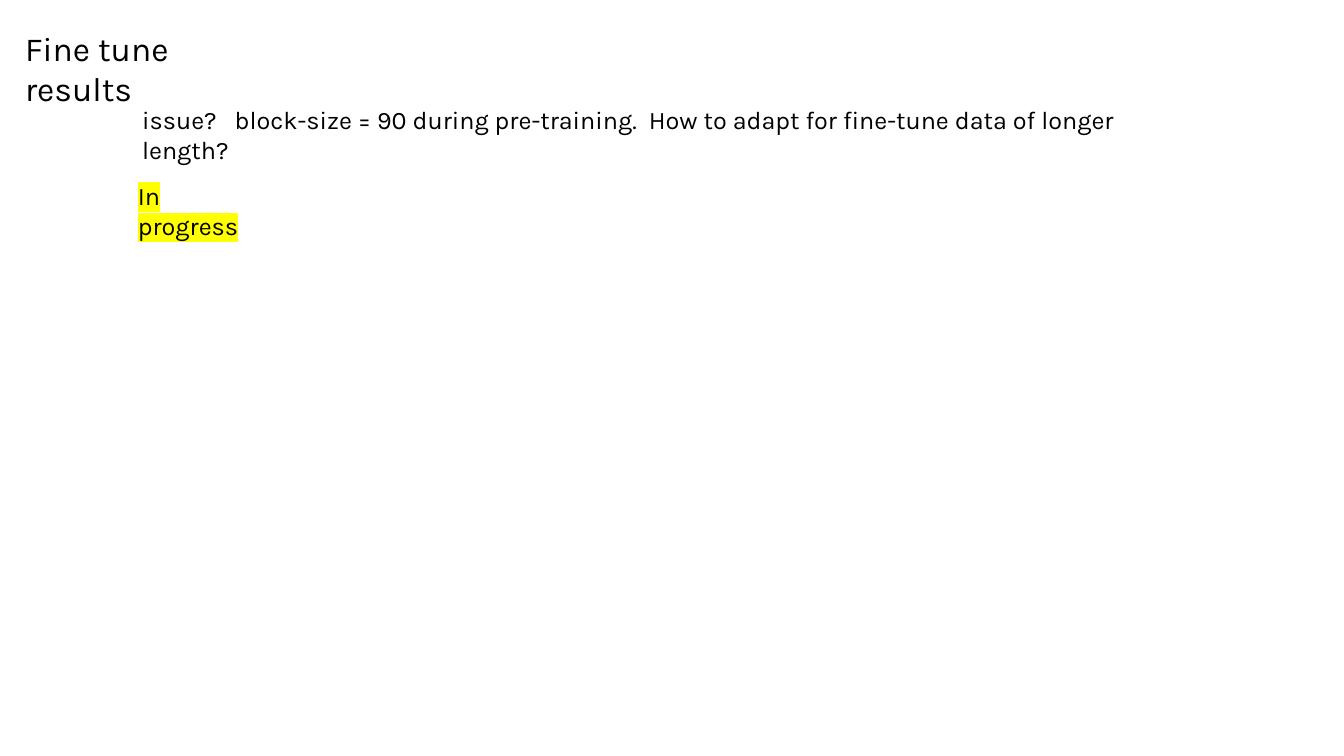
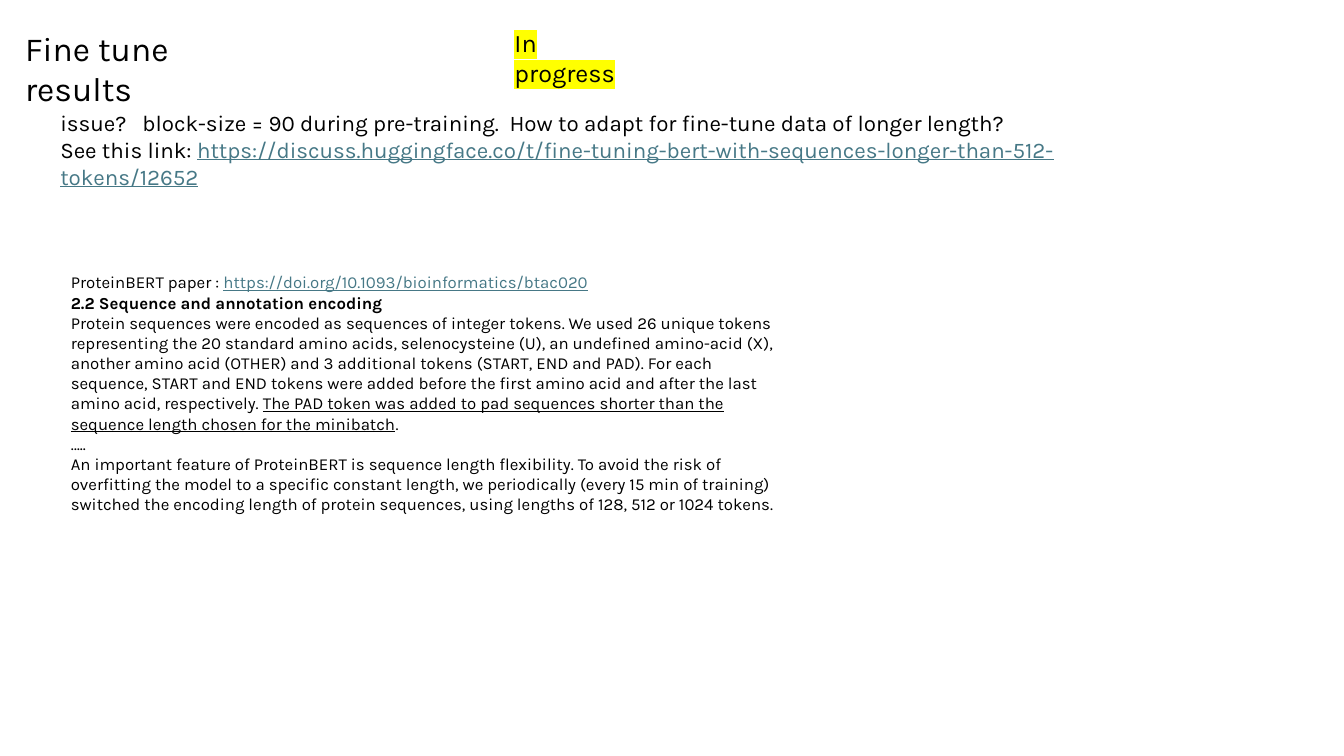
Before and after one commit to planaria158/BERT, a slide deck: slide 11 of Experiments.pptx. Drawn at 1344x756 pixels with LibreOffice and Linux fonts; fonts in the diff are those of the drawing. Boxes give left, top, right and bottom in pixels: in the first picture for what was removed or moved away, otherwise in the second. Text is boxed around its words. In the diff, an @@ line names an element or a change of style, - is before the commit and + after.

Commit message:
slide deck

```diff
--- a/Experiments.pptx
+++ b/Experiments.pptx
@@ text "In progress": place and size @@
-text "In progress" at [138, 189, 238, 241]
+text "In progress" at [514, 36, 614, 89]
@@ text "issue? block-size = 90 during ...": place and size @@
-text "issue? block-size = 90 during ..." at [142, 111, 1113, 135]
+text "issue? block-size = 90 during ..." at [60, 115, 1053, 187]
@@ text at [60, 115, 1004, 137]: size 18 to 16 pt in "issue? block-size = 90 during pre-training. How ..." @@
@@ text at [60, 141, 1053, 187]: paragraph added @@
+See this link: https://discuss.huggingface.co/t/fine-tuning-bert-with-sequences-longer-than-512-tokens/12652
@@ text added at [71, 275, 773, 514], 12 pt, text #000000 @@
+ProteinBERT paper : https://doi.org/10.1093/bioinformatics/btac020
+2.2 Sequence and annotation encoding
+Protein sequences were encoded as sequences of integer tokens. We used 26 unique tokens representing the 20 standard amino acids, selenocysteine (U), an undefined amino-acid (X), another amino acid (OTHER) and 3 additional tokens (START, END and PAD). For each sequence, START and END tokens were added before the first amino acid and after the last amino acid, respectively. The PAD token was added to pad sequences shorter than the sequence length chosen for the minibatch.
+…..
+An important feature of ProteinBERT is sequence length flexibility. To avoid the risk of overfitting the model to a specific constant length, we periodically (every 15 min of training) switched the encoding length of protein sequences, using lengths of 128, 512 or 1024 tokens.
```
